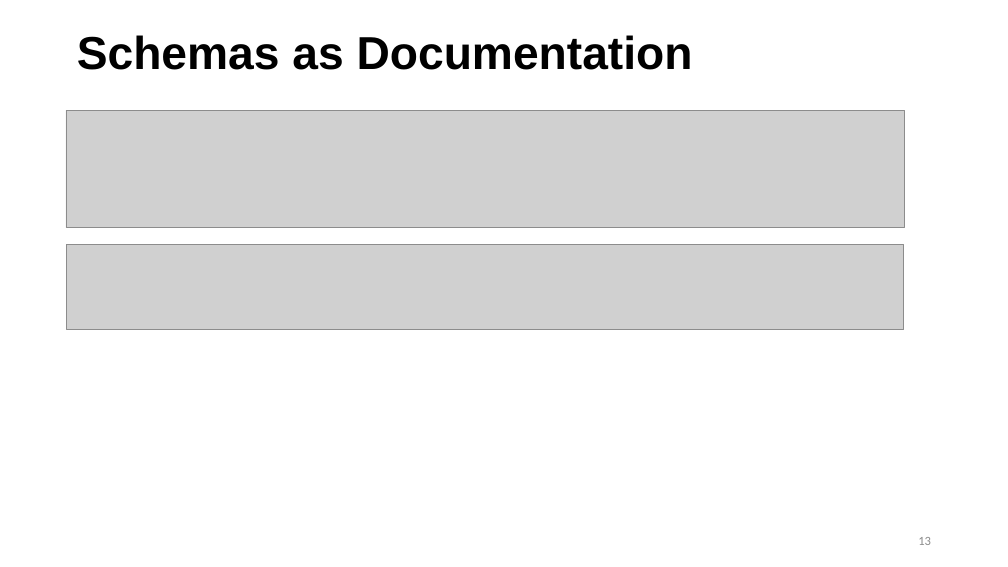
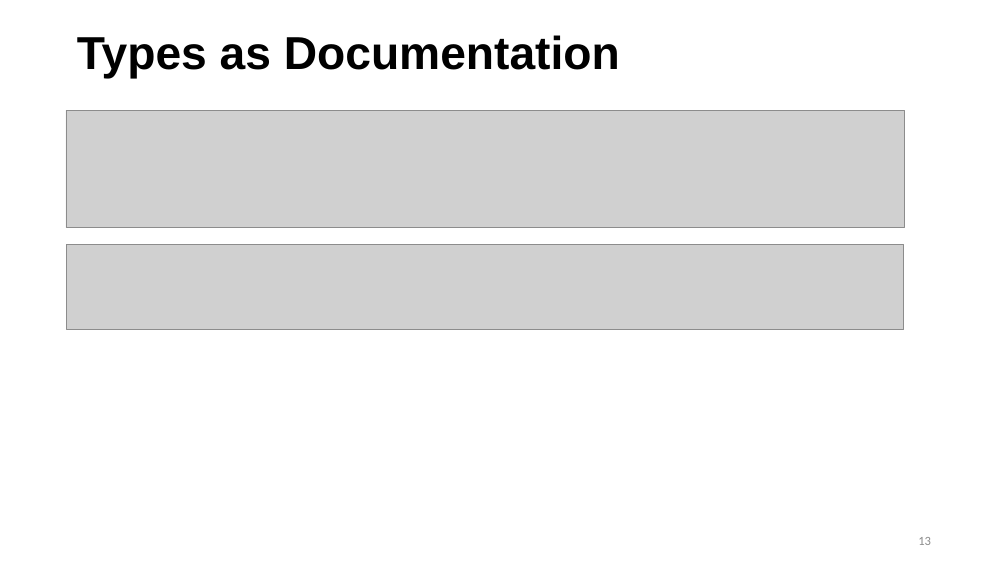
Before and after one commit to IBM/lale, a slide deck: slide 13 of talks/2019-1105-lale.pptx. Drawn at 1008x567 pixels with LibreOffice and Linux fonts; fonts in the diff are those of the drawing; grey boxes stand for pictures. Boxes give left, top, right and bottom in pixels: in the first picture for what was removed or moved away, otherwise in the second. Text is boxed around its words. In the diff, an @@ line names an element or a change of style, - is before the commit and + after.

```diff
--- a/talks/2019-1105-lale.pptx
+++ b/talks/2019-1105-lale.pptx
@@ title at (77,35,620,79): text changed @@
-Schemas as Documentation
+Types as Documentation
```
Also in this commit, not shown: 7 other slides changed, 1 slide added, 2 other files.
